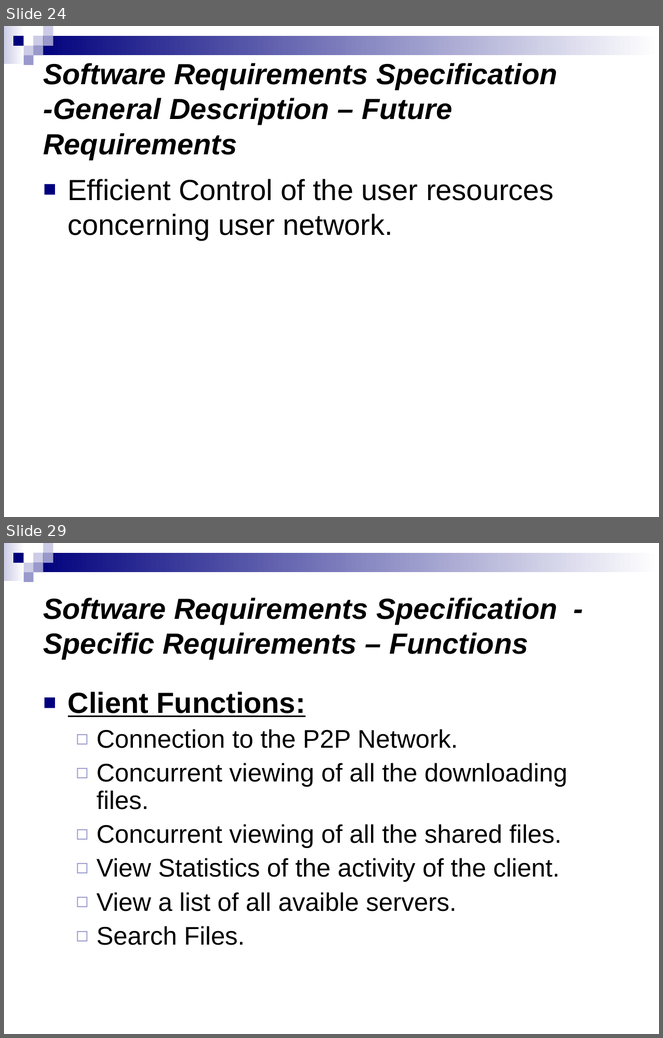
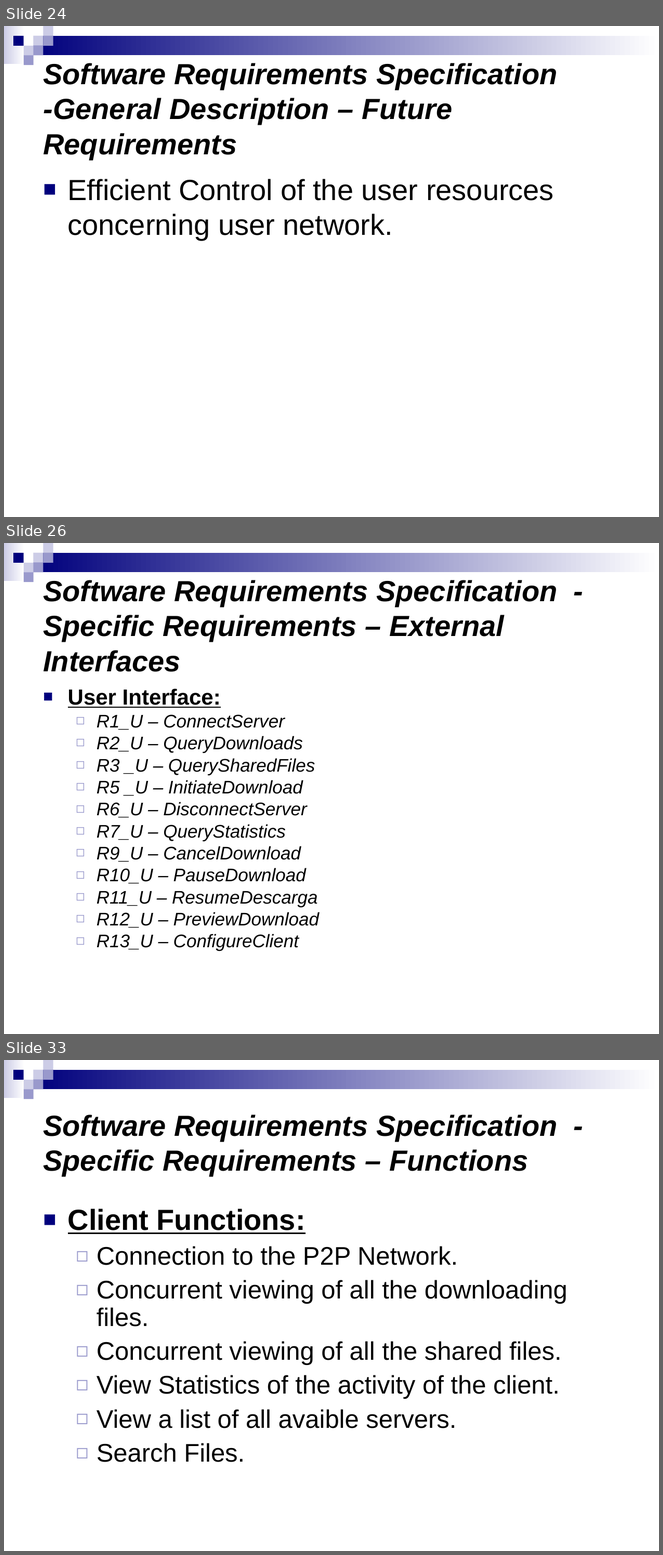
Before and after one commit to munsuri/egorilla, a slide deck: doc/PresentacionIS.ppt. Shown one above the other, each under a label of ours: slides 24 and 29 before the commit, slides 24, 26 and 33 after it; the slides between them are not shown. The pictures are 663x1038 and 663x1555 pixels, drawn with LibreOffice and Linux fonts; fonts in the diff are those of the drawing. Boxes give left, top, right and bottom in pixels: in the first picture for what was removed or moved away, otherwise in the second. Text is boxed around its words. In the diff, an @@ line names an element or a change of style, - is before the commit and + after.

```diff
--- a/doc/PresentacionIS.ppt
+++ b/doc/PresentacionIS.ppt
@@ slide 26 added at (x1=4, y1=543, x2=659, y2=1034), background #FFFFFF; not listed: 9 template elements that a slide beside it also shows @@
@@ title added at (x1=43, y1=580, x2=557, y2=672), 32 pt, text #000000, bold, italic @@
+Software Requirements Specification - Specific Requirements – External Interfaces
@@ text added at (x1=68, y1=689, x2=319, y2=951), 20 pt, text #000000, italic @@
+■ User Interface:
+  ◻ R1_U – ConnectServer
+  ◻ R2_U – QueryDownloads
+  ◻ R3 _U – QuerySharedFiles
+  ◻ R5 _U – InitiateDownload
+  ◻ R6_U – DisconnectServer
+  ◻ R7_U – QueryStatistics
+  ◻ R9_U – CancelDownload
+  ◻ R10_U – PauseDownload
+  ◻ R11_U – ResumeDescarga
+  ◻ R12_U – PreviewDownload
+  ◻ R13_U – ConfigureClient
@@ what was slide 29 is now slide 33 @@
```
Also in this commit, not shown: 6 slides changed, 3 other slides added.
